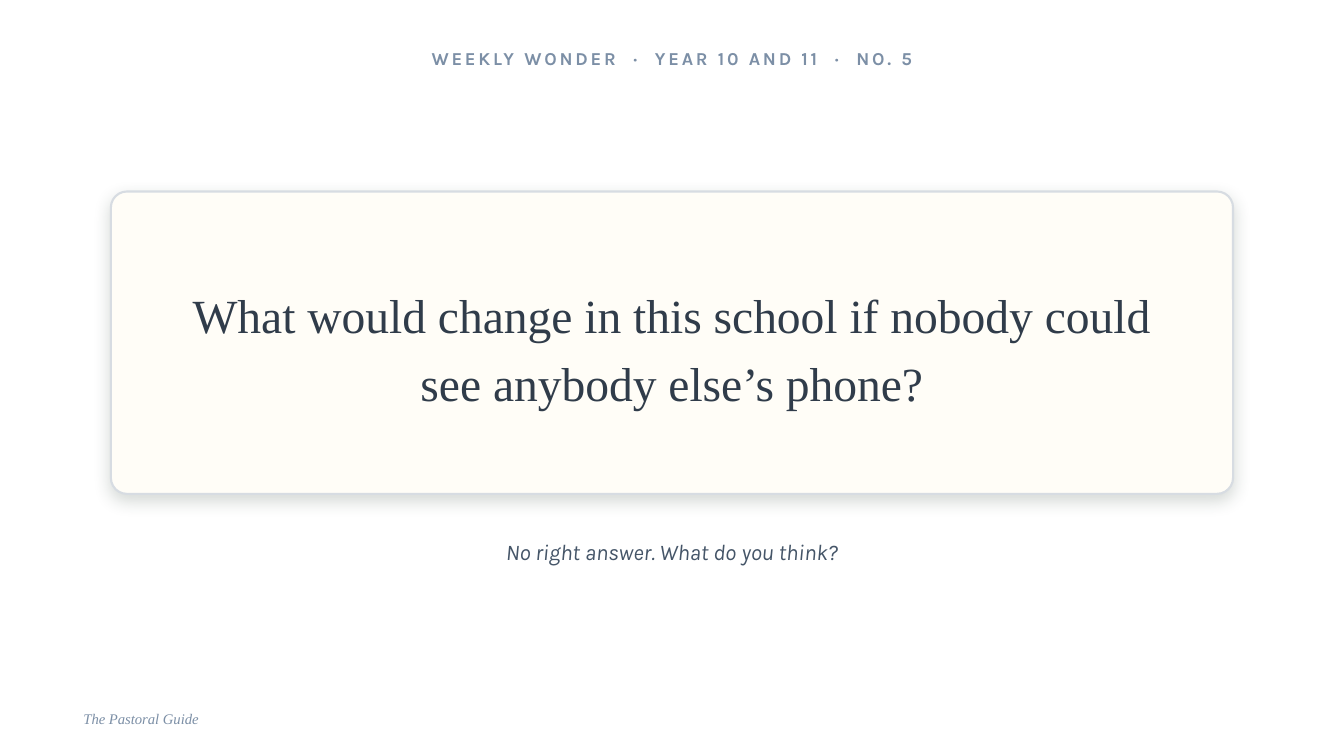
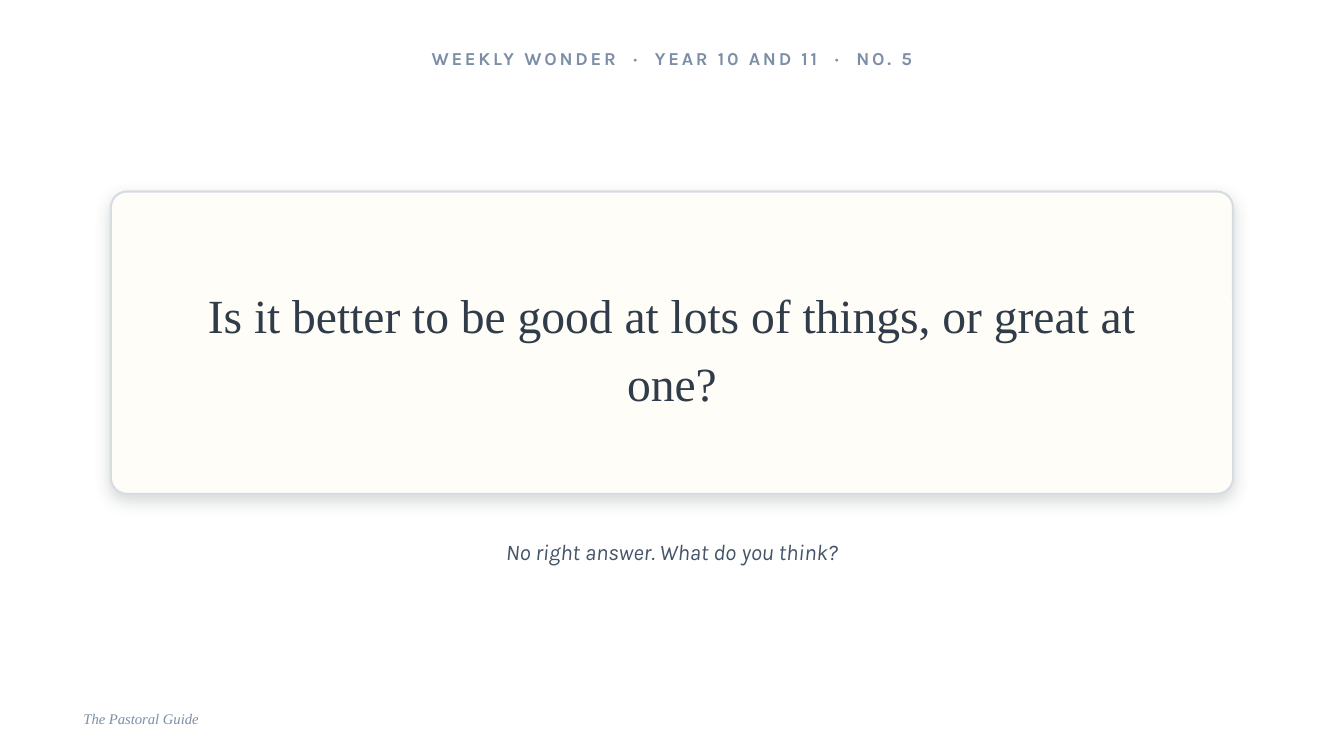
Before and after one commit to thepastoralguide/thepastoralguide.github.io, a slide deck: slide 6 of morning-registration-activities/weekly-wonder/downloads/Weekly_Wonder_Year_10_and_11.pptx. Drawn at 1344x756 pixels with LibreOffice and Linux fonts; fonts in the diff are those of the drawing; background and template pictures are left out. Boxes give left, top, right and bottom in pixels: in the first picture for what was removed or moved away, otherwise in the second. Text is boxed around its words. In the diff, an @@ line names an element or a change of style, - is before the commit and + after.

```diff
--- a/morning-registration-activities/weekly-wonder/downloads/Weekly_Wonder_Year_10_and_11.pptx
+++ b/morning-registration-activities/weekly-wonder/downloads/Weekly_Wonder_Year_10_and_11.pptx
@@ text at (x1=208, y1=299, x2=1135, y2=402): text changed @@
-What would change in this school if nobody could see anybody else’s phone?
+Is it better to be good at lots of things, or great at one?
```
Also in this commit, not shown: 2 other slides changed, 2 other files.
